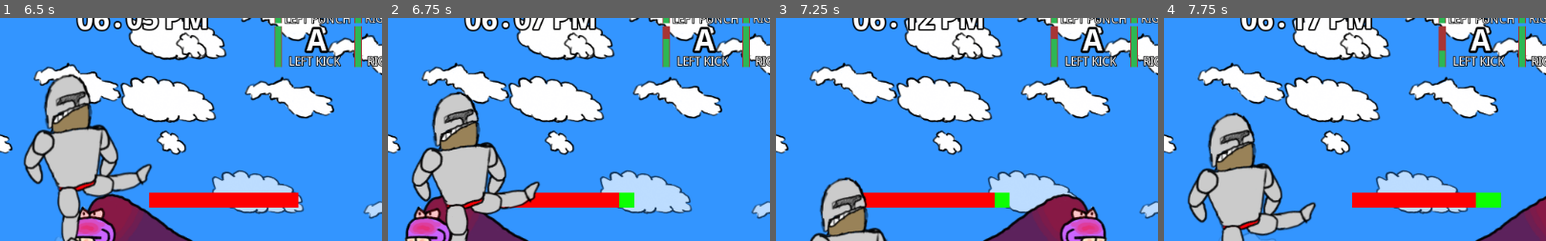
Above: before the commit, frames 1-4 (left to right).
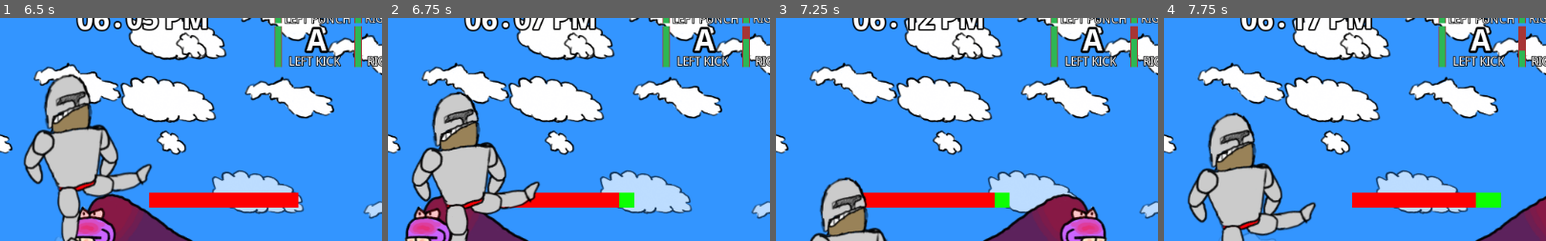
Above: after the commit, the same moments.

Repository: Wall-Dough/unstable
Game: Godot game, scene res://level/Level.tscn
Same seed, same stepped clock (60 frames per second), same inputs: the game is played once before the commit and once after it.
Inputs:
- Up to frame 1 (6.5 s): hold W (punch_right) 0.53-1.28 s; hold S (give) 0.53-1.28 s; tap Up (jump) at 0.77, 1.52, 3.02, 3.77, 4.52, 6.02 s; hold A (kick_left) 1.28-2.03 s; tap S (give) every 1.5 s from 1.35 to 5.85 s; hold S (give) 2.03-2.78 s; hold W (punch_right) 2.03-3.53 s; hold S (give) 3.53-4.28 s; hold A (kick_left) 3.53-5.78 s; hold S (give) 5.03-5.78 s; hold W (punch_right) from 5.78 s (still down)
- Up to frame 2 (6.75 s): keep holding W (punch_right); hold S (give) from 6.53 s (still down)
- Up to frame 3 (7.25 s): keep holding W (punch_right); keep holding S (give); tap Up (jump) at 6.77 s
- Up to frame 4 (7.75 s): keep holding W (punch_right); release S (give) at 7.28 s; tap S (give) at 7.35 s; tap Up (jump) at 7.52 s
The pictures show only the part of the screen within x 0-50%, y 18-68%; the shares and areas given below are measured in that part.

Frame 1 is identical in both runs. In frame 2, 0.2% of the frame differs, in the area x 72-95%, y 3-10%; in frame 3, 0.2%; in frame 4, 0.4%, in the area x 72-95%, y 3-15%.

Commit message:
Separate left and right attack effectivenesses

Diff:
--- a/monster/Monster.gd
+++ b/monster/Monster.gd
@@ -91,39 +91,44 @@
 	change_sprite($body/collision/sprite/asleep)
 	emit_signal("bed_time")
 
+func perform(action):
+	if asleep:
+		return
+	rage_level -= effects[action]["cur"]
+	if rage_level < 0:
+		rage_level = 0
+		rest()
+	calc_decay(action)
+
 func feed():
 	if enraged or asleep:
 		return
-	rage_level -= effects["feed"]["cur"]
-	if rage_level < 0:
-		rage_level = 0
-	calc_decay("feed")
+	perform("feed")
 
 func pet():
 	if enraged or asleep:
 		return
-	rage_level -= effects["pet"]["cur"]
-	if rage_level < 0:
-		rage_level = 0
-	calc_decay("pet")
+	perform("pet")
 
-func punch():
+func left_punch():
 	if !enraged or asleep:
 		return
-	rage_level -= effects["left_punch"]["cur"]
-	if rage_level <= 0:
-		rage_level = 0
-		rest()
-	calc_decay("left_punch")
+	perform("left_punch")
 
-func kick():
+func right_punch():
 	if !enraged or asleep:
 		return
-	rage_level -= effects["left_kick"]["cur"]
-	if rage_level <= 0:
-		rage_level = 0
-		rest()
-	calc_decay("left_kick")
+	perform("right_punch")
+
+func left_kick():
+	if !enraged or asleep:
+		return
+	perform("left_kick")
+
+func right_kick():
+	if !enraged or asleep:
+		return
+	perform("right_kick")
 
 # Called every frame. 'delta' is the elapsed time since the previous frame.
 func _process(delta):
--- a/player/Player.gd
+++ b/player/Player.gd
@@ -63,7 +63,7 @@
 	change_sprite($body/collision/sprite/punch_left)
 	if near_monster:
 		get_root().play_hit_hurt()
-		get_monster().punch()
+		get_monster().left_punch()
 
 func punch_right():
 	if victory:
@@ -71,7 +71,7 @@
 	change_sprite($body/collision/sprite/punch_right)
 	if near_monster:
 		get_root().play_hit_hurt()
-		get_monster().punch()
+		get_monster().right_punch()
 
 func kick_left():
 	if victory:
@@ -79,7 +79,7 @@
 	change_sprite($body/collision/sprite/kick_left)
 	if near_monster:
 		get_root().play_hit_hurt()
-		get_monster().kick()
+		get_monster().left_kick()
 
 func kick_right():
 	if victory:
@@ -87,7 +87,7 @@
 	change_sprite($body/collision/sprite/kick_right)
 	if near_monster:
 		get_root().play_hit_hurt()
-		get_monster().kick()
+		get_monster().right_kick()
 
 func none_pressed():
 	if victory:
